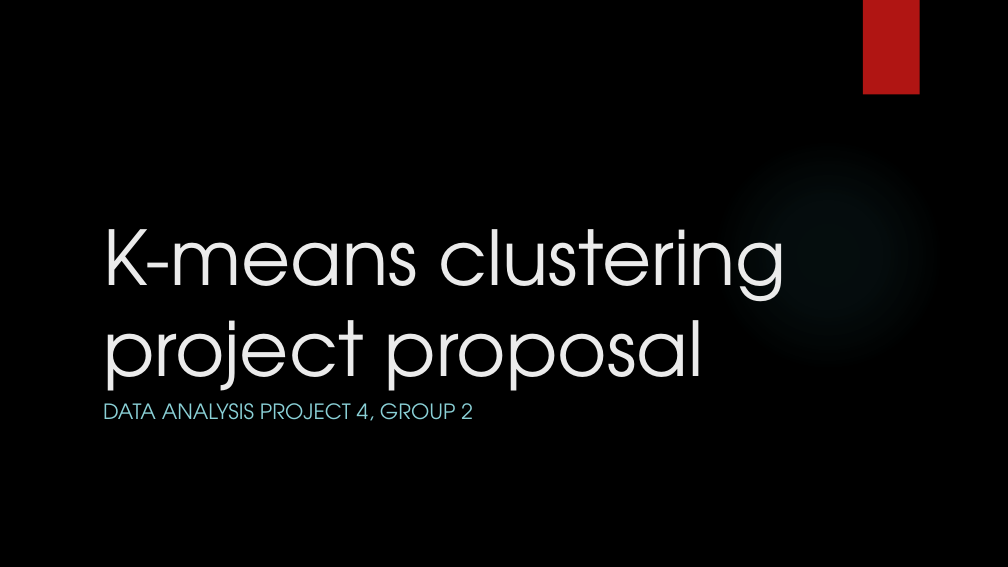
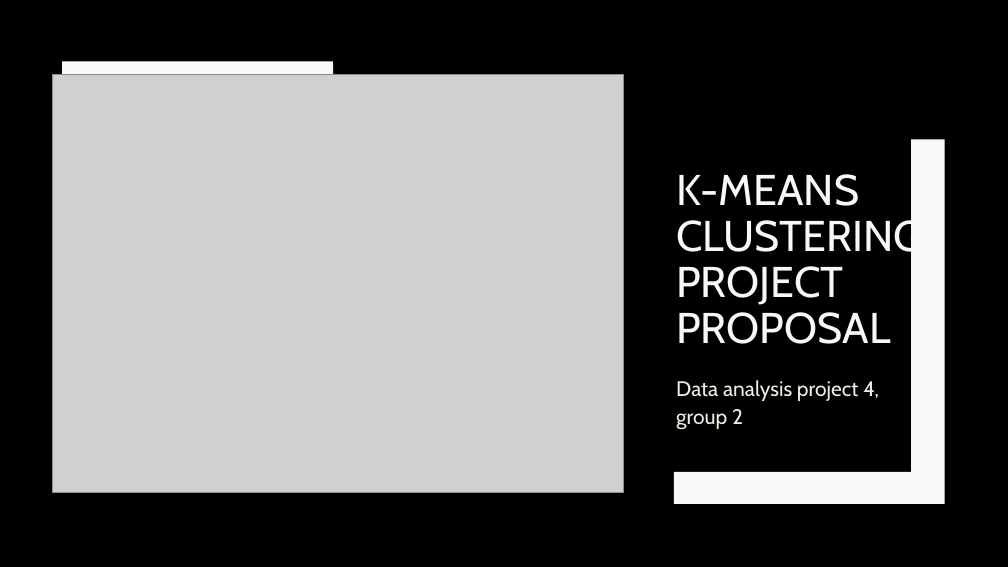
Before and after one commit to datascience-mobi/group-02-project-4-2, a slide deck: slide 1 of Project Proposal.pptx. Drawn at 1008x567 pixels with LibreOffice and Linux fonts; fonts in the diff are those of the drawing; grey boxes stand for pictures; background and template pictures are left out. Boxes give left, top, right and bottom in pixels: in the first picture for what was removed or moved away, otherwise in the second. Text is boxed around its words. In the diff, an @@ line names an element or a change of style, - is before the commit and + after.

```diff
--- a/Project Proposal.pptx
+++ b/Project Proposal.pptx
@@ rectangle removed at (x1=863, y1=0, x2=920, y2=95) @@
@@ picture added at (x1=52, y1=75, x2=623, y2=493) @@
@@ freeform shape added at (x1=62, y1=61, x2=333, y2=426), fill #F8F8F8 @@
@@ freeform shape added at (x1=675, y1=139, x2=945, y2=504), fill #F8F8F8 @@
@@ ellipse removed at (x1=712, y1=138, x2=944, y2=371) @@
@@ title at (x1=676, y1=174, x2=923, y2=344): text changed; size 72 to 41 pt; font TeX Gyre Adventor to Cabin; text colour #EBEBEB to #F8F8F8 @@
-K-means clustering project proposal
+K-MEANS CLUSTERING PROJECT PROPOSAL
@@ subtitle at (x1=676, y1=380, x2=879, y2=430): text changed; font TeX Gyre Adventor to Cabin; text colour #8AD0D6 to #EFEDE3 @@
-DATA ANALYSIS PROJECT 4, GROUP 2
+Data analysis project 4, group 2
```
Also in this commit, not shown: 1 other slide changed, 3 slides added.
